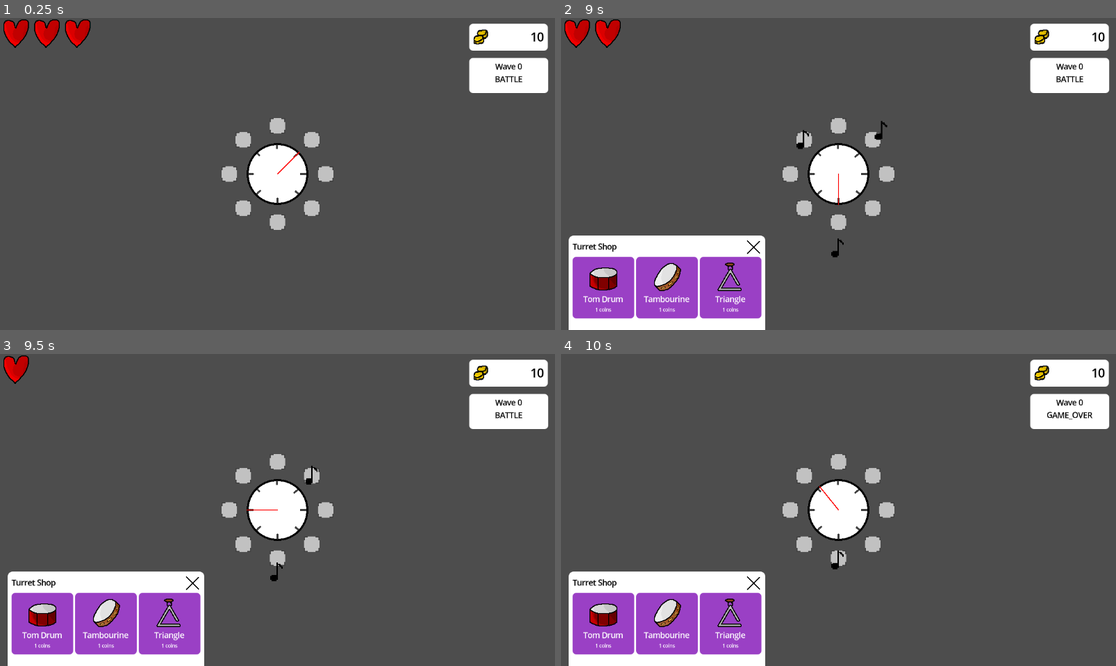
Above: before the commit, frames 1-4 (two rows, left to right).
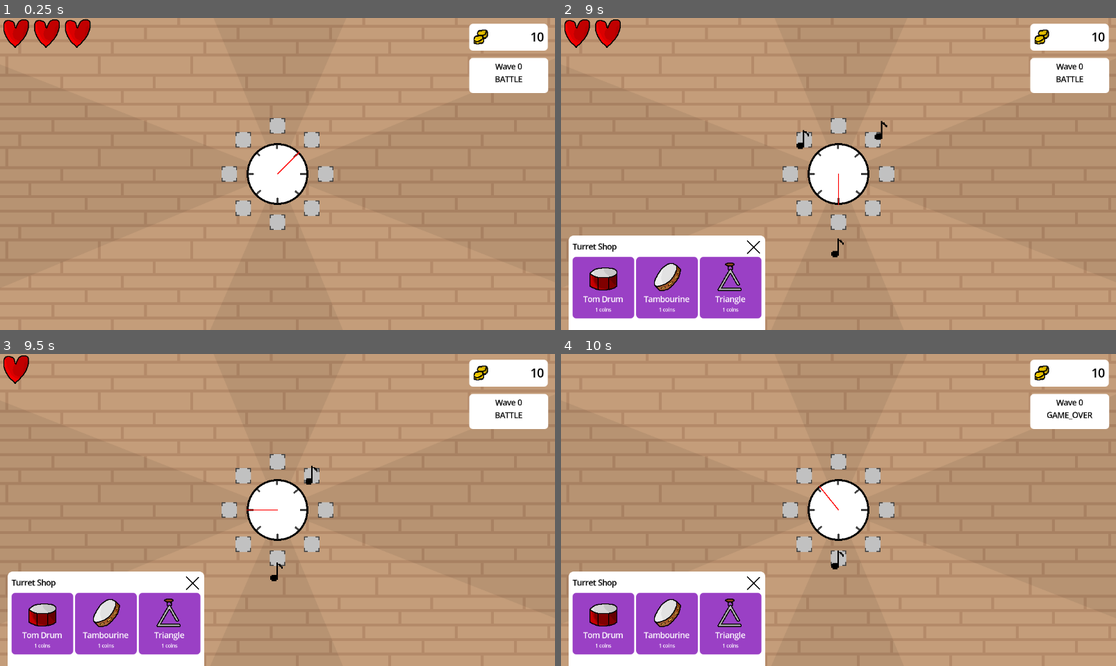
Above: after the commit, the same moments.

Repository: SeriousGuy888/MetronomeTowerDefenceGame
Game: Godot game, scene res://scenes/main.tscn
The game is run twice, just before and just after one commit, with the same random seed, the same clock (stepped at 60 frames per second) and the same inputs.
Inputs (mouse positions are in pixels of both pictures, inside the frame that each line leads up to):
- Up to frame 1 (0.25 s): no input
- Up to frame 2 (9 s): click (888, 174) at 0.52 s; click (888, 174) at 1.27 s; click (888, 174) at 2.02 s
- Up to frame 3 (9.5 s): no input
- Up to frame 4 (10 s): no input

The runs differ from the first frame. In frame 1, 94% of the frame differs, in the area x 0-100%, y 0-100%; in frame 2, 83%; in frame 3, 83%; in frame 4, 84%.

Commit message:
add poorly made map background

Diff:
--- a/scenes/main.tscn
+++ b/scenes/main.tscn
@@ -1,7 +1,8 @@
-[gd_scene load_steps=11 format=3 uid="uid://csiyyfb2afljr"]
+[gd_scene load_steps=12 format=3 uid="uid://csiyyfb2afljr"]
 
 [ext_resource type="Script" uid="uid://x3fgsikd2nis" path="res://scenes/main.gd" id="1_0xm2m"]
 [ext_resource type="PackedScene" uid="uid://o3wpudmwbq2j" path="res://scenes/metronome/metronome.tscn" id="1_ig7tw"]
+[ext_resource type="Texture2D" uid="uid://bs3xqphs5c1b5" path="res://assets/map background.png" id="2_85g3d"]
 [ext_resource type="Script" uid="uid://bfwt3ofkgvu26" path="res://scenes/monster_spawner.gd" id="3_sugp2"]
 [ext_resource type="PackedScene" uid="uid://bapj5455wsvny" path="res://scenes/wave_manager.tscn" id="3_tbgi4"]
 [ext_resource type="Script" uid="uid://nhkfmg7rw0ad" path="res://scenes/resources/wave.gd" id="4_o6xl0"]
@@ -28,6 +29,9 @@
 projectile_container = NodePath("ProjectileContainer")
 enemy_container = NodePath("EnemyContainer")
 
+[node name="MapBackground" type="Sprite2D" parent="."]
+texture = ExtResource("2_85g3d")
+
 [node name="metronome" parent="." instance=ExtResource("1_ig7tw")]
 
 [node name="Camera2D" type="Camera2D" parent="."]
Binary file added: assets/map background.png
Not shown, added: assets/map background.png.import
